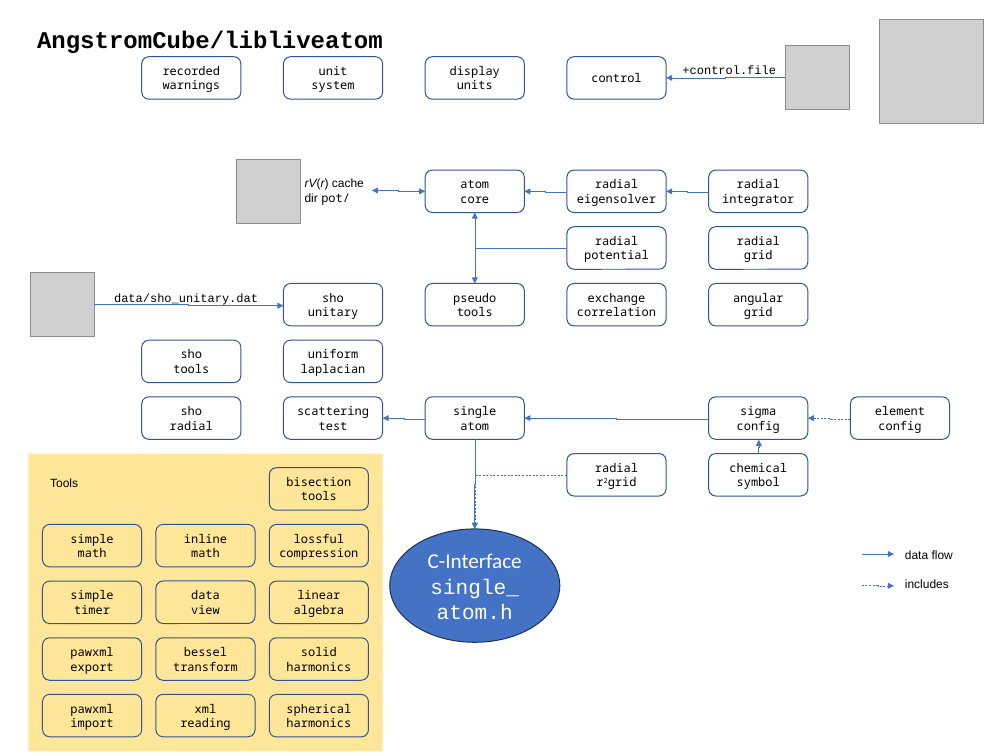
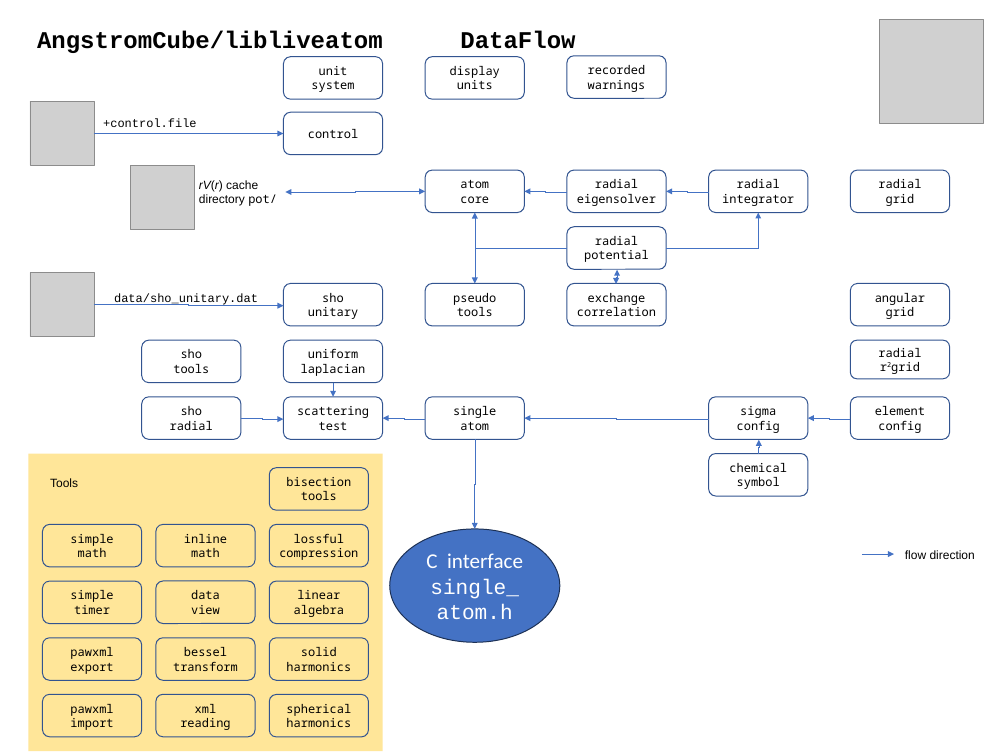
Before and after one commit to real-space/AngstromCube, a slide deck: slide 1 of doc/big_picture.pptx. Drawn at 1008x756 pixels with LibreOffice and Linux fonts; fonts in the diff are those of the drawing; grey boxes stand for pictures. Boxes give left, top, right and bottom in pixels: in the first picture for what was removed or moved away, otherwise in the second. Text is boxed around its words. In the diff, an @@ line names an element or a change of style, - is before the commit and + after.

```diff
--- a/doc/big_picture.pptx
+++ b/doc/big_picture.pptx
@@ text at [37,30,575,53]: text changed @@
-AngstromCube/libliveatom
+AngstromCube/libliveatom DataFlow
@@ rounded rectangle "recorded warnings": place and size @@
-rounded rectangle "recorded warnings" at [142,57,241,99]
+rounded rectangle "recorded warnings" at [567,55,666,98]
@@ picture: place and size @@
-picture at [786,45,850,109]
+picture at [30,101,94,165]
@@ text "+control.file" rewrapped from [682,66,776,79] to [103,118,197,127] @@
@@ rounded rectangle "control": place and size @@
-rounded rectangle "control" at [567,57,666,99]
+rounded rectangle "control" at [284,112,383,155]
@@ elbow arrow moved from (786, 77) - (666, 78) to (94, 133) - (284, 133) @@
@@ picture: place and size @@
-picture at [236,159,300,223]
+picture at [130,166,194,230]
@@ rounded rectangle "radial grid": place and size @@
-rounded rectangle "radial grid" at [708,227,808,269]
+rounded rectangle "radial grid" at [850,170,950,212]
@@ text at [199,180,277,206]: text changed @@
-rV(r) cache
-dir pot/
+rV(r) cache
+directory pot/
@@ elbow double arrow moved from (426, 192) - (372, 191) to (426, 192) - (285, 192) @@
@@ elbow arrow added from (666, 248) to (758, 212), #4472C4 0.5 pt @@
@@ elbow double arrow added from (616, 284) to (617, 270), #4472C4 0.5 pt @@
@@ rounded rectangle "angular grid": place and size @@
-rounded rectangle "angular grid" at [708,284,808,326]
+rounded rectangle "angular grid" at [850,284,950,326]
@@ rounded rectangle "radial r2grid": place and size @@
-rounded rectangle "radial r2grid" at [567,454,666,496]
+rounded rectangle "radial r2grid" at [850,341,950,379]
@@ elbow arrow added from (333, 382) to (333, 397), #4472C4 0.5 pt @@
@@ elbow arrow added from (241, 418) to (284, 419), #4472C4 0.5 pt @@
@@ elbow arrow removed from (567, 474) to (474, 529) @@
@@ text in ellipse at [426,553,523,619]: text changed @@
-C-Interface
-single_
-atom.h
+C interface
+single_
+atom.h
@@ text at [905,550,975,559]: text changed @@
-data flow
-includes
+flow direction
@@ elbow arrow removed from (862, 585) to (894, 586) @@
```
Also in this commit, not shown: 2 other slides changed, 2 other files.
